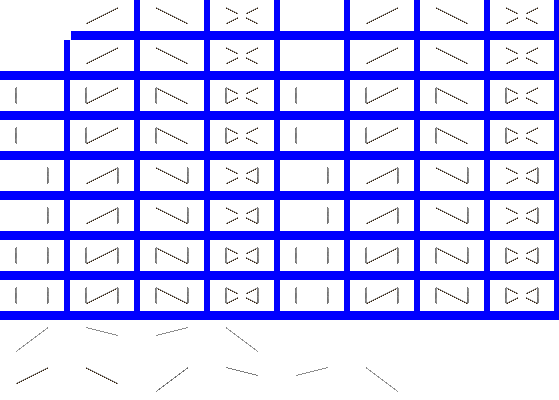
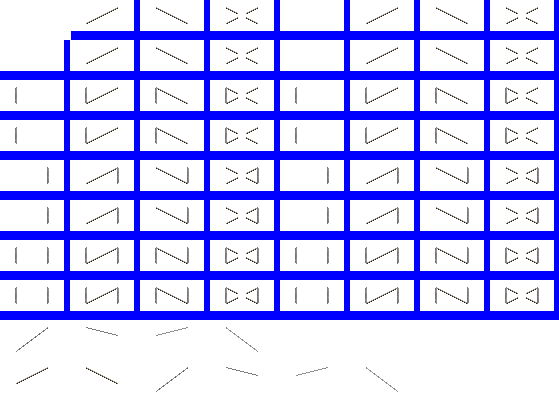
Layers edited between the first and the second 559px x 400px image:
painted on "Layer 2" over [16, 327, 118, 352]
